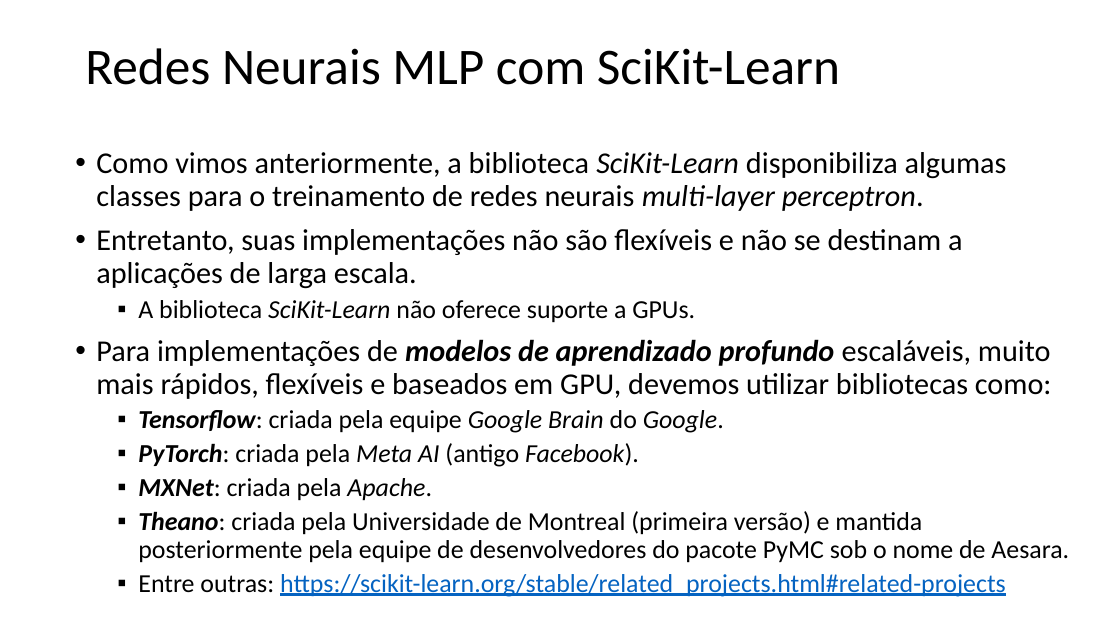
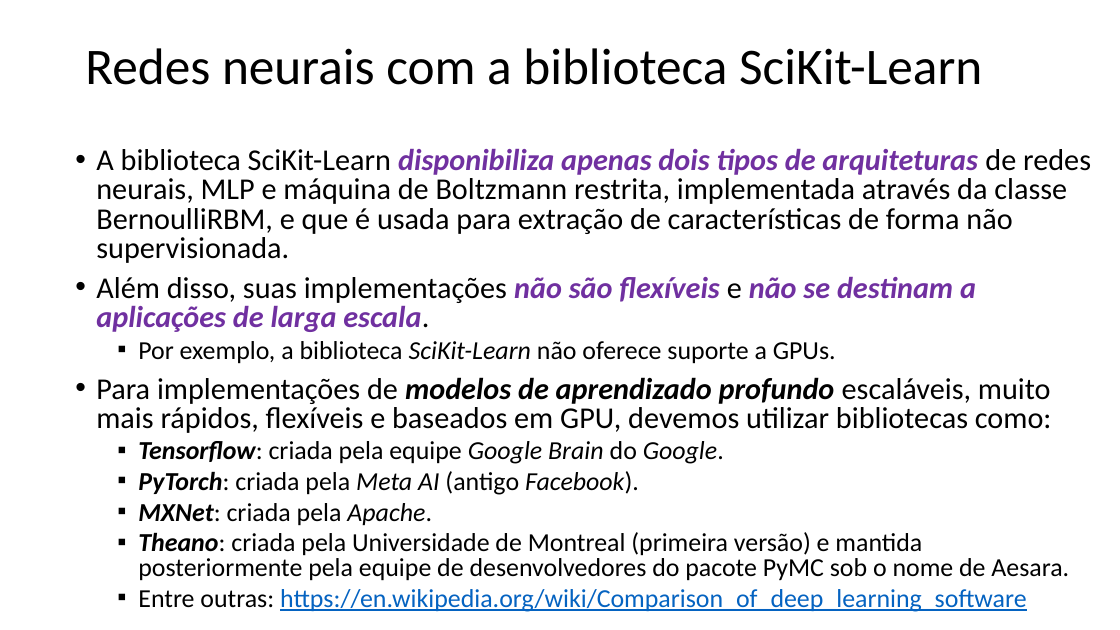
Before and after one commit to zz4fap/t320_aprendizado_de_maquina, a slide deck: slide 19 of slides/T320_Redes_Neurais_Artificiais (Parte IV).pptx (slide 20 before the commit). Drawn at 1120x630 pixels with LibreOffice and Linux fonts; fonts in the diff are those of the drawing. Boxes give left, top, right and bottom in pixels: in the first picture for what was removed or moved away, otherwise in the second. Text is boxed around its words. In the diff, an @@ line names an element or a change of style, - is before the commit and + after.

```diff
--- a/slides/T320_Redes_Neurais_Artificiais (Parte IV).pptx
+++ b/slides/T320_Redes_Neurais_Artificiais (Parte IV).pptx
@@ title at [85, 48, 982, 85]: text changed @@
-Redes Neurais MLP com SciKit-Learn
+Redes neurais com a biblioteca SciKit-Learn
@@ text at [96, 148, 1091, 364]: text changed @@
-• Como vimos anteriormente, a biblioteca SciKit-Learn disponibiliza algumas classes para o treinamento de redes neurais multi-layer perceptron.
-• Entretanto, suas implementações não são flexíveis e não se destinam a aplicações de larga escala.
-  ▪ A biblioteca SciKit-Learn não oferece suporte a GPUs.
+• A biblioteca SciKit-Learn disponibiliza apenas dois tipos de arquiteturas de redes neurais, MLP e máquina de Boltzmann restrita, implementada através da classe BernoulliRBM, e que é usada para extração de características de forma não supervisionada.
+• Além disso, suas implementações não são flexíveis e não se destinam a aplicações de larga escala.
+  ▪ Por exemplo, a biblioteca SciKit-Learn não oferece suporte a GPUs.
@@ text at [96, 377, 1069, 581]: line spacing 0.9 to 0.8 @@
@@ text at [138, 589, 1026, 612]: text changed @@
-  ▪ Entre outras: https://scikit-learn.org/stable/related_projects.html#related-projects
+  ▪ Entre outras: https://en.wikipedia.org/wiki/Comparison_of_deep_learning_software
```
Also in this commit, not shown: 4 other slides changed, 3 slides added, 4 slides removed, 1 other file.
